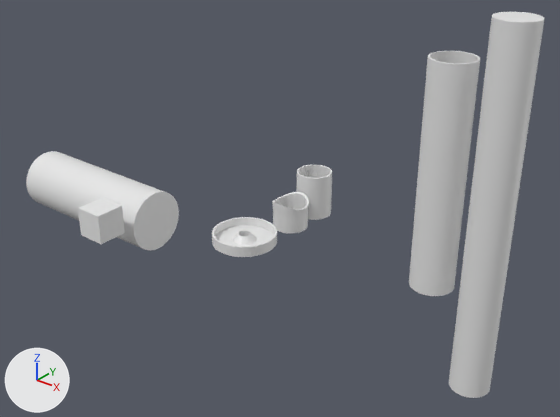
A saved change to the Blender file hydroponic-fittings/hydroponic-fittings.blend.
Camera for both pictures: a camera (50 mm lens) standing at (731.0, -823.0, 610.0) and looking at (37.0, 44.0, 72.0). Lighting does not change. The marker at lower left points along +X, +Y and +Z.

Names of what the first picture shows: '108-OD', '2-inch-OD', '2in-pipe', 'Cube', 'cap-4in', 'station', 'station.001'.
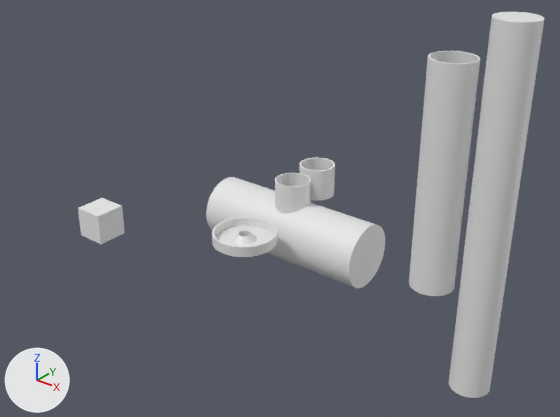
Commit message: autosync hydroponic cap

Location of each change, (x1, y1, x2, y2) in pixels of the pictures (560 x 417 px):
'108-OD', moved
    before: (26, 151, 179, 250)
    after: (206, 177, 385, 288)
'station', moved, turned
    before: (272, 192, 309, 233)
    after: (275, 173, 311, 214)
'station.001', mesh rescaled, moved (20% shorter)
    before: (296, 165, 332, 220)
    after: (299, 157, 335, 201)

The change, as a list of edits to the scene's bpy script:
```text
Change me_circle_001:
    where me_circle_001.from_pydata(...)  # 384 vertices, 384 faces; spans x -57.2..57.2, y -57.2..57.2, z 0.0..144.9
    used by ob_station_001; location = (0.0, 187.0, 0.0); scale = (0.542, 0.542, 0.542)
    me_circle_001 part 1: the whole mesh is scaled about the mesh origin by (1, 1, 0.705)
Change ob_station_001:
    ob_station_001.location: (0.0, 187.0, 0.0) -> (0.0, 194.0, 34.0)
Change ob_108_od:
    ob_108_od.location: (-514.0, 0.0, -10.0) -> (-153.0, 126.0, -10.0)
Change ob_station:
    ob_station.location: (0.0, 119.0, 0.0) -> (0.0, 125.0, 84.0)
    ob_station.rotation_euler: (0.0, 0.0, 0.0) -> (0.0, 3.142, 0.0)  # degrees (0, 0, 0) -> degrees (0, 180, 0)
```
